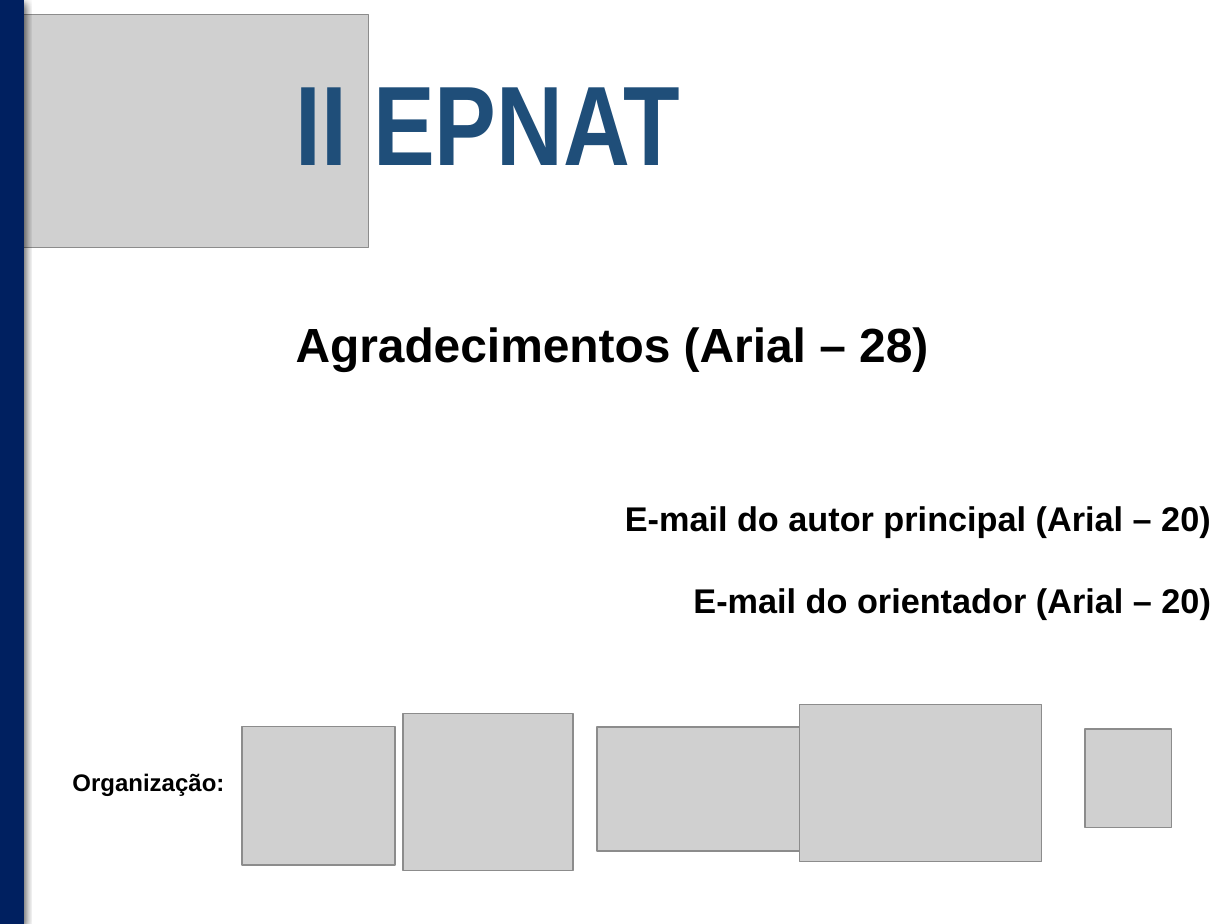
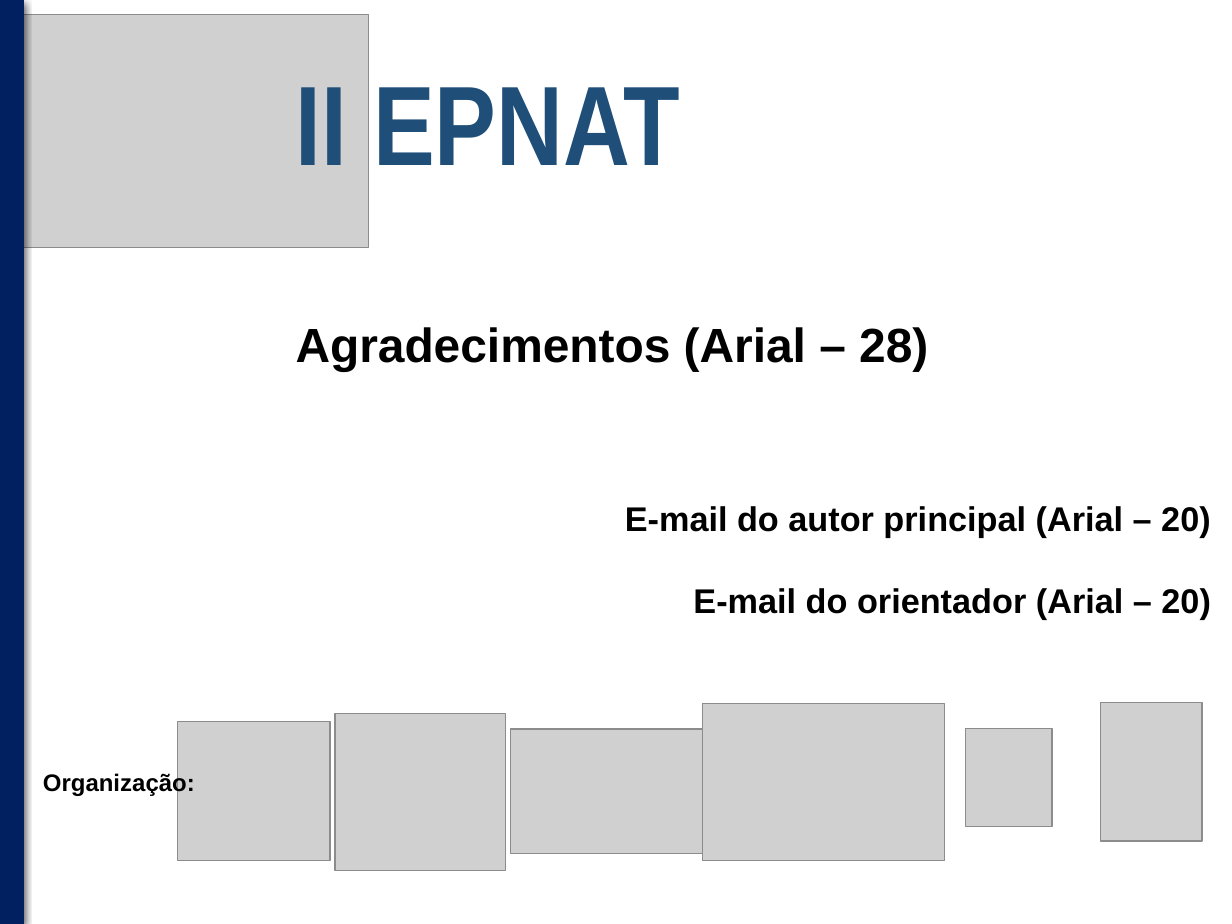
Before and after one commit to IIEPNAT/Evento, a slide deck: slide 3 of assets/files/Template_PowerPoint.pptx. Drawn at 1232x924 pixels with LibreOffice and Linux fonts; fonts in the diff are those of the drawing; grey boxes stand for pictures. Boxes give left, top, right and bottom in pixels: in the first picture for what was removed or moved away, otherwise in the second. Text is boxed around its words. In the diff, an @@ line names an element or a change of style, - is before the commit and + after.

```diff
--- a/assets/files/Template_PowerPoint.pptx
+++ b/assets/files/Template_PowerPoint.pptx
@@ picture: place and size @@
-picture at <box>403,713,573,870</box>
+picture at <box>335,713,505,870</box>
@@ picture: place and size @@
-picture at <box>800,705,1041,862</box>
+picture at <box>702,703,944,861</box>
@@ picture added at <box>1100,702,1201,840</box> @@
@@ picture: place and size @@
-picture at <box>241,727,394,866</box>
+picture at <box>177,722,330,861</box>
@@ picture: place and size @@
-picture at <box>598,727,801,851</box>
+picture at <box>510,729,713,854</box>
@@ picture: place and size @@
-picture at <box>1085,729,1172,828</box>
+picture at <box>966,728,1052,827</box>
@@ text "Organização:": place and size @@
-text "Organização:" at <box>72,773,224,796</box>
+text "Organização:" at <box>43,772,195,797</box>
```
Also in this commit, not shown: 14 other files.
